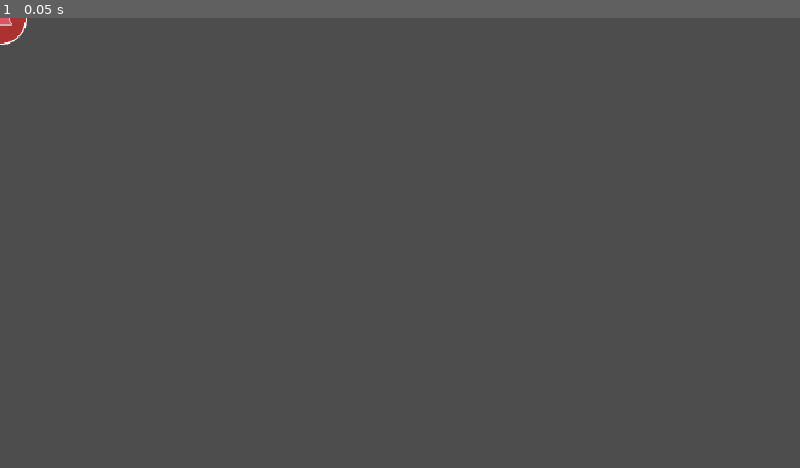
Above: before the commit, frame 1.
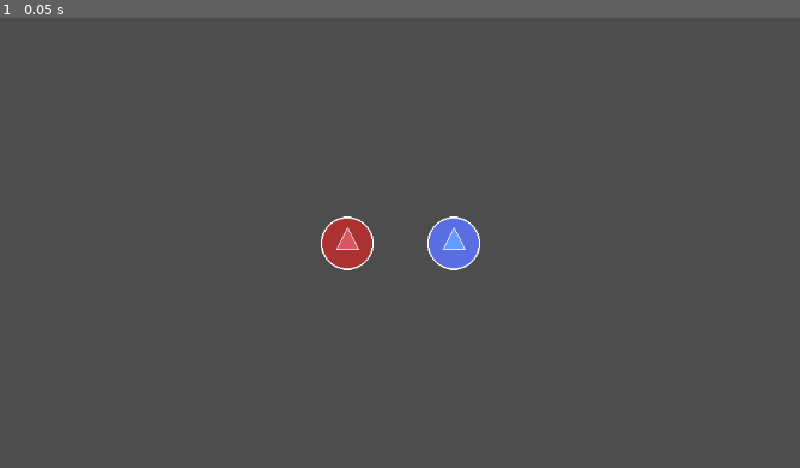
Above: after the commit, the same moment.

Repository: S2009-dev/animated-couscous
Game: Godot game, scene res://objects/scenes/players.tscn
The game is run twice, just before and just after one commit, with the same random seed, the same clock (stepped at 60 frames per second) and the same inputs. The project has no main scene, so this scene is started directly.
Inputs:
- Up to frame 1 (0.05 s): no input

The runs differ from the first frame. In frame 1, 1.4% of the frame differs, in the area x 0-60%, y 0-56%.

Commit message:
feat(players): :construction: add players script
Define start position for player1 and player2 (exported variable)

Removed useless placeholders

Diff:
--- a/objects/scenes/players.tscn
+++ b/objects/scenes/players.tscn
@@ -1,11 +1,14 @@
-[gd_scene load_steps=3 format=3 uid="uid://dotksh76hv8lr"]
+[gd_scene load_steps=4 format=3 uid="uid://dotksh76hv8lr"]
 
 [ext_resource type="PackedScene" uid="uid://yi03qgjo3ayc" path="res://objects/entities/players/player_1.tscn" id="1_ttg0s"]
+[ext_resource type="Script" uid="uid://c1rrds461xdgh" path="res://scripts/scenes/players.gd" id="1_ym7i4"]
 [ext_resource type="PackedScene" uid="uid://bxth0c6que8bp" path="res://objects/entities/players/player_2.tscn" id="2_ym7i4"]
 
 [node name="Players" type="Node2D"]
+script = ExtResource("1_ym7i4")
+player1_start_pos = Vector2(416, 270)
+player2_start_pos = Vector2(544, 270)
 
 [node name="Player1" parent="." instance=ExtResource("1_ttg0s")]
 
 [node name="Player2" parent="." instance=ExtResource("2_ym7i4")]
-visible = false
--- /dev/null
+++ b/scripts/scenes/players.gd
@@ -0,0 +1,8 @@
+extends Node2D
+
+@export var player1_start_pos = Vector2.ZERO
+@export var player2_start_pos = Vector2.ZERO
+
+func _ready() -> void:
+	$Player1.position = player1_start_pos
+	$Player2.position = player2_start_pos
Not shown, added: scripts/scenes/players.gd.uid
Not shown, removed: objects/entities/.gitkeep
Not shown, removed: objects/scenes/.gitkeep
Not shown, removed: scripts/scenes/.gitkeep
